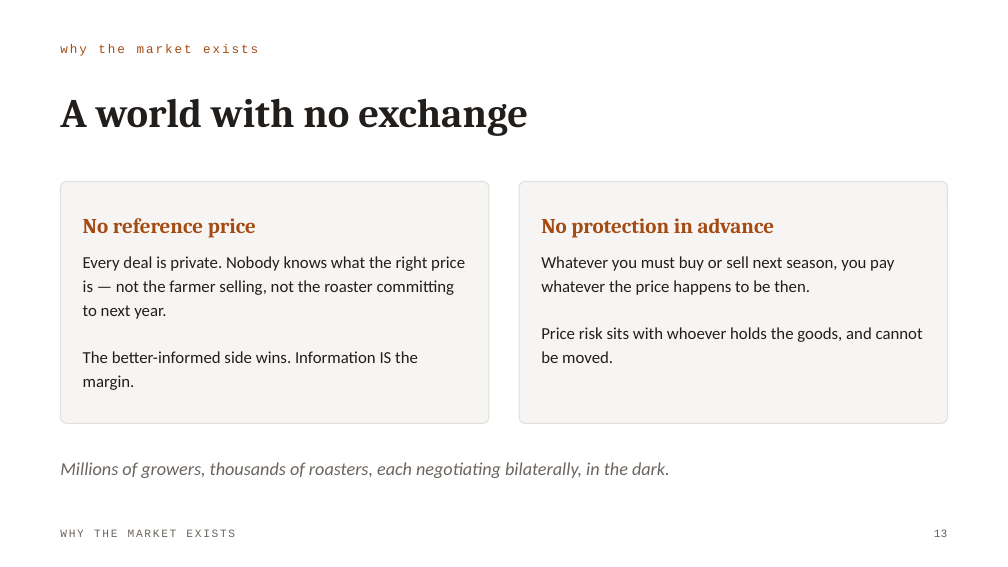
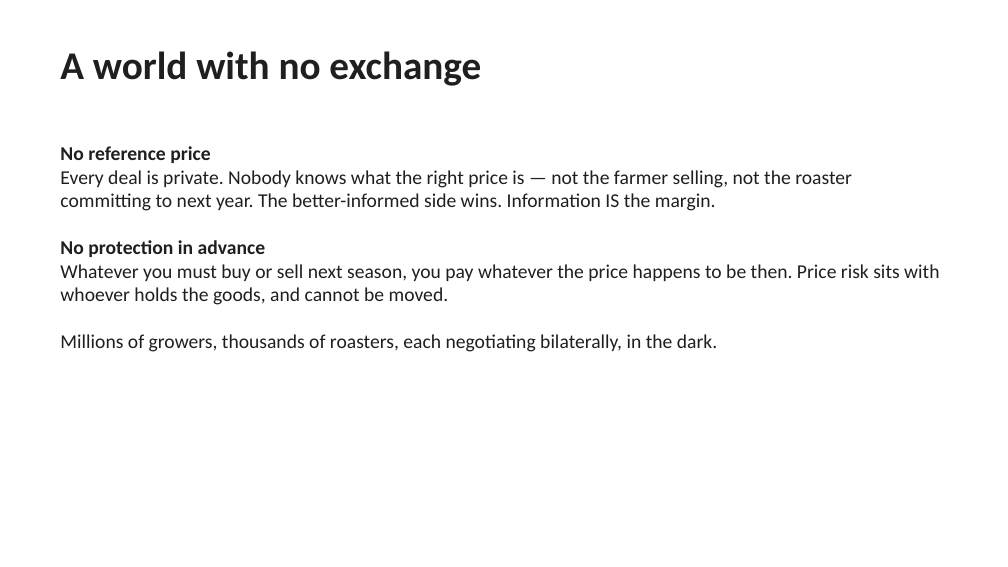
Before and after one commit to loic619/Commodity-trading-lecture, a slide deck: slide 14 of decks/Commodity-Trading-Module-1.pptx. Drawn at 1008x567 pixels with LibreOffice and Linux fonts; fonts in the diff are those of the drawing. Boxes give left, top, right and bottom in pixels: in the first picture for what was removed or moved away, otherwise in the second. Text is boxed around its words. In the diff, an @@ line names an element or a change of style, - is before the commit and + after.

```diff
--- a/decks/Commodity-Trading-Module-1.pptx
+++ b/decks/Commodity-Trading-Module-1.pptx
@@ text "A world with no exchange": place and size @@
-text "A world with no exchange" at (60, 98, 528, 136)
+text "A world with no exchange" at (60, 51, 481, 86)
@@ text "A world with no exchange" at (60, 51, 481, 86): size 29 to 28 pt, font Cambria to Calibri, text colour #221E1B to #1F1F1F; line spacing 32pt to 1; vertical alignment middle to top @@
@@ text removed at (60, 44, 258, 56) @@
-why the market exists
@@ text at (60, 146, 939, 352): text changed; size 12 to 14 pt; text colour #221E1B to #1F1F1F @@
-Every deal is private. Nobody knows what the right price is — not the farmer selling, not the roaster committing to next year.
-The better-informed side wins. Information IS the margin.
+No reference price
+Every deal is private. Nobody knows what the right price is — not the farmer selling, not the roaster committing to next year. The better-informed side wins. Information IS the margin.
+No protection in advance
+Whatever you must buy or sell next season, you pay whatever the price happens to be then. Price risk sits with whoever holds the goods, and cannot be moved.
+Millions of growers, thousands of roasters, each negotiating bilaterally, in the dark.
@@ rounded rectangle removed at (60, 181, 489, 423) @@
@@ rounded rectangle removed at (519, 181, 948, 423) @@
@@ text removed at (83, 218, 256, 238) @@
-No reference price
@@ text removed at (541, 218, 775, 238) @@
-No protection in advance
@@ text removed at (541, 256, 923, 363) @@
-Whatever you must buy or sell next season, you pay whatever the price happens to be then.
-Price risk sits with whoever holds the goods, and cannot be moved.
@@ text removed at (60, 462, 670, 478) @@
-Millions of growers, thousands of roasters, each negotiating bilaterally, in the dark.
@@ text removed at (60, 529, 235, 537) @@
-WHY THE MARKET EXISTS
@@ text removed at (934, 529, 947, 537) @@
-13
```
Also in this commit, not shown: 46 other slides changed, 6 other files.
